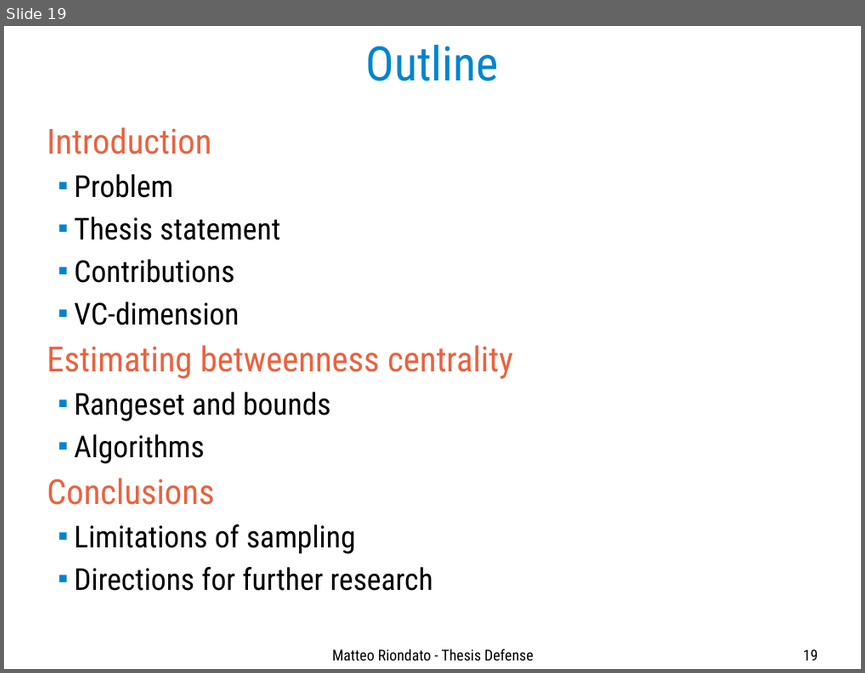
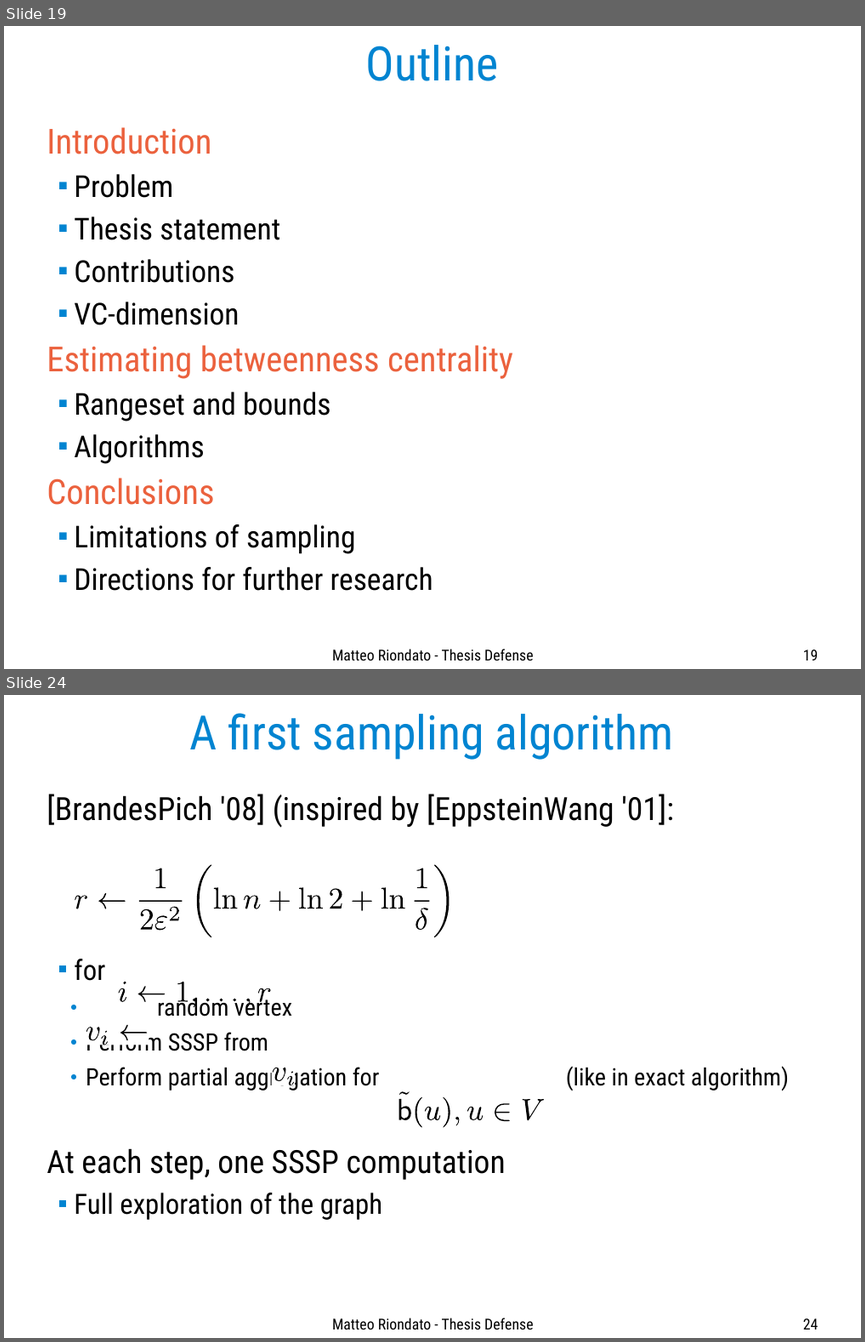
Before and after one commit to ZhizhongIsaacChen/dissertation, a slide deck: defense/Defense-talk.odp. Shown one above the other, each under a label of ours: slide 19 before the commit, slides 19 and 24 after it; the slides between them are not shown. The pictures are 865x673 and 865x1342 pixels, drawn with LibreOffice and Linux fonts; fonts in the diff are those of the drawing. Boxes give left, top, right and bottom in pixels: in the first picture for what was removed or moved away, otherwise in the second. Text is boxed around its words. In the diff, an @@ line names an element or a change of style, - is before the commit and + after.

```diff
--- a/defense/Defense-talk.odp
+++ b/defense/Defense-talk.odp
@@ slide 24 added at bbox=[4, 695, 861, 1338], background #FFFFFF @@
@@ title added at bbox=[190, 713, 674, 760], 44 pt, text #0084D1 @@
+A first sampling algorithm
@@ text added at bbox=[46, 794, 789, 1219], 22.2 pt, text #000000 @@
+[BrandesPich '08] (inspired by [EppsteinWang '01]:
+  ■ for
+    ● random vertex
+    ● Perform SSSP from
+    ● Perform partial aggregation for (like in exact algorithm)
+At each step, one SSSP computation
+  ■ Full exploration of the graph
@@ group added at bbox=[74, 864, 455, 936]: 23 freeform shapes @@
@@ group added at bbox=[118, 981, 271, 1008]: 9 freeform shapes @@
@@ group added at bbox=[86, 1025, 149, 1045]: 4 freeform shapes @@
@@ freeform shape added at bbox=[272, 1067, 295, 1085], fill #FFFFFF @@
@@ freeform shape added at bbox=[273, 1067, 285, 1082], fill #000000 @@
@@ freeform shape added at bbox=[287, 1072, 293, 1085], fill #000000 @@
@@ group added at bbox=[397, 1091, 545, 1128]: 10 freeform shapes @@
@@ text added at bbox=[332, 1317, 533, 1329], 14 pt, text #000000 @@
+Matteo Riondato - Thesis Defense
@@ page number added at bbox=[803, 1318, 818, 1329], 14 pt, text #000000 @@
+24
```
Also in this commit, not shown: 15 slides changed, 1 other slide added, 2 slides removed.
